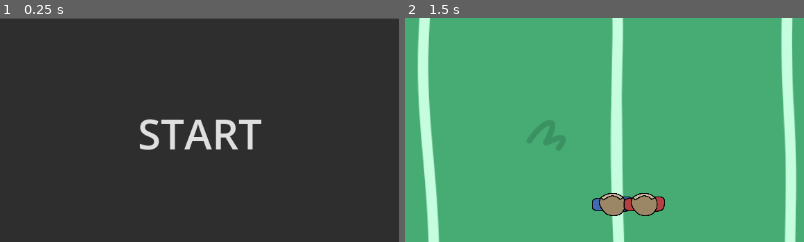
Above: before the commit, frames 1-2 (left to right).
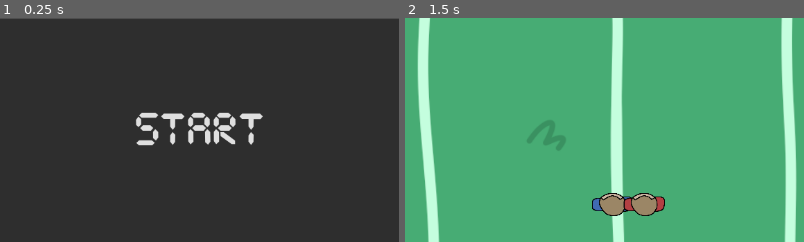
Above: after the commit, the same moments.

Repository: Calandir/ggj-2025
Game: Godot game, scene res://Scenes/menu.tscn
Same seed, same stepped clock (60 frames per second), same inputs: the game is played once before the commit and once after it.
Inputs (mouse positions are % of the whole screen's width and height, from its top left):
- Up to frame 1 (0.25 s): no input
- Up to frame 2 (1.5 s): click (20, 73) at 0.52 s; type "Alex" at 0.6 s; click (80, 72) at 0.75 s; type "Alex" at 0.83 s; click "START" at 1.25 s
The pictures show only the part of the screen within x 24-74%, y 9-59%; the shares and areas given below are measured in that part.

The runs differ from the first frame. In frame 1, 2.5% of the frame differs, in the area x 34-66%, y 41-59%; in frame 2, nothing differs.

Commit message:
add score font

Diff:
--- a/Scenes/Goal.tscn
+++ b/Scenes/Goal.tscn
@@ -13,7 +13,7 @@
 script = ExtResource("1_xq1kv")
 
 [node name="CollisionShape2D" type="CollisionShape2D" parent="."]
-position = Vector2(0, -1)
+position = Vector2(15, -1)
 shape = SubResource("RectangleShape2D_w48lf")
 
 [node name="Sprite2D" type="Sprite2D" parent="."]
--- a/Scenes/example_scene.tscn
+++ b/Scenes/example_scene.tscn
@@ -7,6 +7,7 @@
 [ext_resource type="PackedScene" uid="uid://b2na6tf1un6wr" path="res://Scenes/Goal.tscn" id="3_m40s0"]
 [ext_resource type="Script" path="res://Scripts/label.gd" id="4_em4yn"]
 [ext_resource type="PackedScene" uid="uid://d2886r8qbijju" path="res://Scenes/player.tscn" id="4_t3qv7"]
+[ext_resource type="FontFile" uid="uid://bsnjt655pqfy5" path="res://Resources/CursedTimerUlil-Aznm.ttf" id="6_nxpui"]
 [ext_resource type="PackedScene" uid="uid://cvijw2frdg63b" path="res://Scenes/edge_wall.tscn" id="8_2ewpy"]
 [ext_resource type="Texture2D" uid="uid://bw0ubkqw6fdtb" path="res://Art/playing_field.png" id="9_nillc"]
 
@@ -38,6 +39,7 @@
 offset_top = -442.0
 offset_right = 316.0
 offset_bottom = -387.0
+theme_override_fonts/font = ExtResource("6_nxpui")
 theme_override_font_sizes/font_size = 40
 script = ExtResource("4_em4yn")
 metadata/_edit_use_anchors_ = true
@@ -45,6 +47,9 @@
 [node name="GoalB" parent="." instance=ExtResource("3_m40s0")]
 position = Vector2(983, -2.00001)
 scale = Vector2(1.5, 1.5)
+
+[node name="CollisionShape2D" parent="GoalB" index="0"]
+position = Vector2(-16.3338, -1)
 
 [node name="Sprite2D" parent="GoalB" index="1"]
 position = Vector2(-28, 5.24521e-06)
@@ -55,6 +60,7 @@
 offset_top = -431.333
 offset_right = -24.0
 offset_bottom = -376.333
+theme_override_fonts/font = ExtResource("6_nxpui")
 theme_override_font_sizes/font_size = 40
 vertical_alignment = 2
 script = ExtResource("4_em4yn")
--- a/Scenes/menu.tscn
+++ b/Scenes/menu.tscn
@@ -1,6 +1,7 @@
-[gd_scene load_steps=2 format=3 uid="uid://b6xt6h1205gbq"]
+[gd_scene load_steps=3 format=3 uid="uid://c7xm4iofktrx0"]
 
 [ext_resource type="Script" path="res://menu.gd" id="1_rnsg8"]
+[ext_resource type="FontFile" uid="uid://bsnjt655pqfy5" path="res://Resources/CursedTimerUlil-Aznm.ttf" id="2_fl752"]
 
 [node name="Menu" type="Control"]
 layout_mode = 3
@@ -20,6 +21,7 @@
 offset_top = 58.0
 offset_right = 736.144
 offset_bottom = 230.832
+theme_override_fonts/font = ExtResource("2_fl752")
 theme_override_font_sizes/font_size = 60
 text = "START"
 
Binary file added: Resources/CursedTimerUlil-Aznm.ttf
Not shown, added: Resources/CursedTimerUlil-Aznm.ttf.import
Not shown: 1 places in Scenes/example_scene.tscn that only renumber resources
